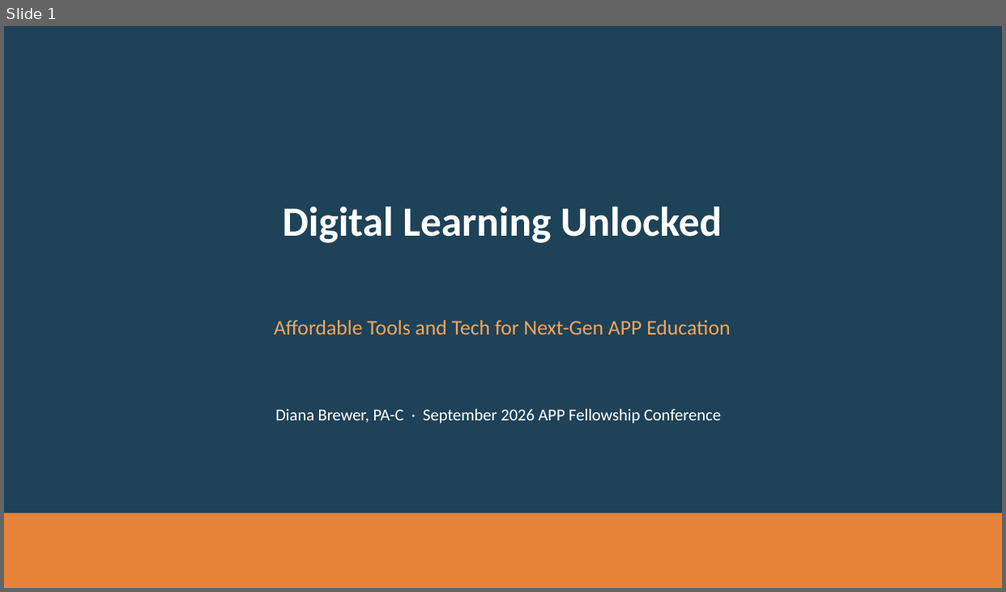
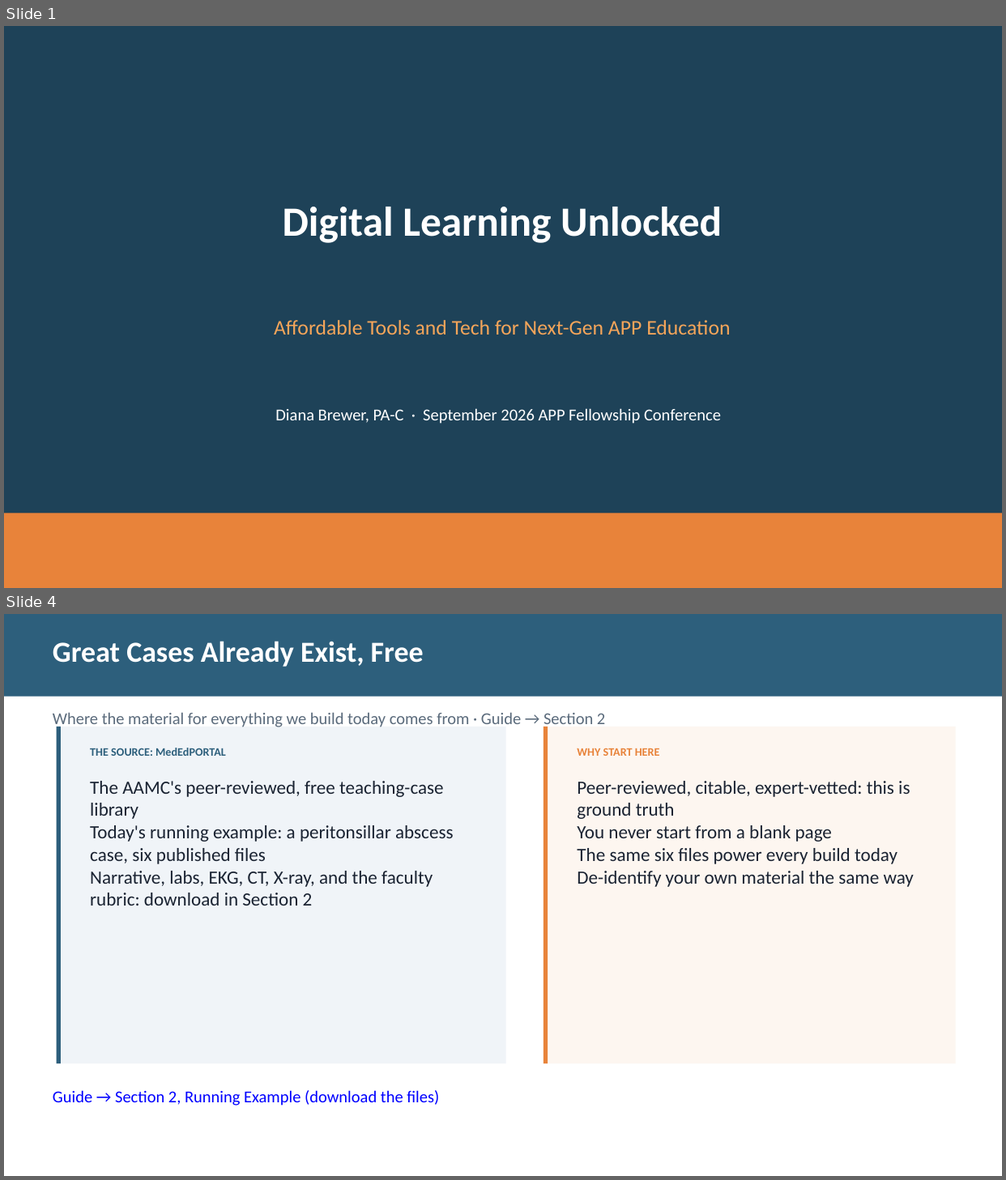
Before and after one commit to diana-brewer/digital-learning-unlocked, a slide deck: Digital Learning Unlocked - Slide Deck.pptx. Shown one above the other, each under a label of ours: slide 1 before the commit, slides 1 and 4 after it; the slides between them are not shown. The pictures are 1006x592 and 1006x1180 pixels, drawn with LibreOffice and Linux fonts; fonts in the diff are those of the drawing. Boxes give left, top, right and bottom in pixels: in the first picture for what was removed or moved away, otherwise in the second. Text is boxed around its words. In the diff, an @@ line names an element or a change of style, - is before the commit and + after.

```diff
--- a/Digital Learning Unlocked - Slide Deck.pptx
+++ b/Digital Learning Unlocked - Slide Deck.pptx
@@ slide 4 added at [4,614,1002,1176], background #FFFFFF @@
@@ rectangle added at [4,614,1002,697], fill #2D5F7C @@
@@ text added at [53,641,424,667], 28 pt, text #FFFFFF, bold @@
+Great Cases Already Exist, Free
@@ text added at [53,712,605,729], 16 pt, text #5B6B7C @@
+Where the material for everything we build today comes from · Guide → Section 2
@@ rectangle added at [57,727,506,1064], fill #F0F4F8 @@
@@ rectangle added at [57,727,61,1064], fill #2D5F7C @@
@@ rectangle added at [543,727,956,1064], fill #FDF6F0 @@
@@ rectangle added at [543,727,548,1064], fill #E8833A @@
@@ text added at [90,748,226,756], 11 pt, text #2D5F7C, bold @@
+THE SOURCE: MedEdPORTAL
@@ text added at [577,748,660,756], 11 pt, text #E8833A, bold @@
+WHY START HERE
@@ text added at [90,781,454,906], 18 pt, text #1A2332 @@
+The AAMC's peer-reviewed, free teaching-case library
+Today's running example: a peritonsillar abscess case, six published files
+Narrative, labs, EKG, CT, X-ray, and the faculty rubric: download in Section 2
@@ text added at [577,781,914,887], 18 pt, text #1A2332 @@
+Peer-reviewed, citable, expert-vetted: this is ground truth
+You never start from a blank page
+The same six files power every build today
+De-identify your own material the same way
@@ text added at [53,1090,439,1106], 16 pt, text #0000FF @@
+Guide → Section 2, Running Example (download the files)
```
Also in this commit, not shown: 7 slides changed, 1 other slide added, 3 slides removed, 3 other files.
